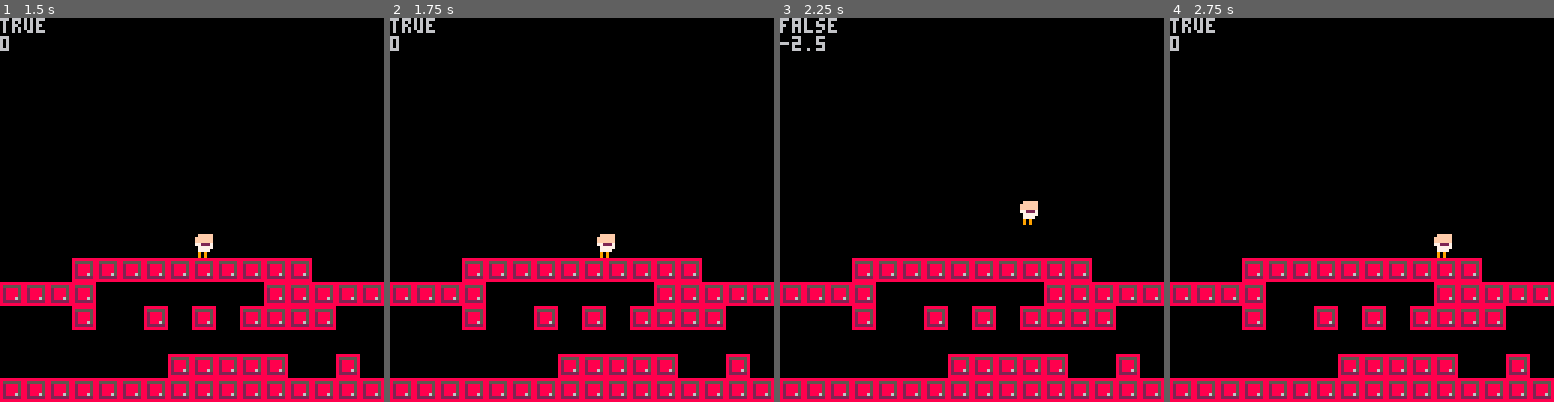
Above: before the commit, frames 1-4 (left to right).
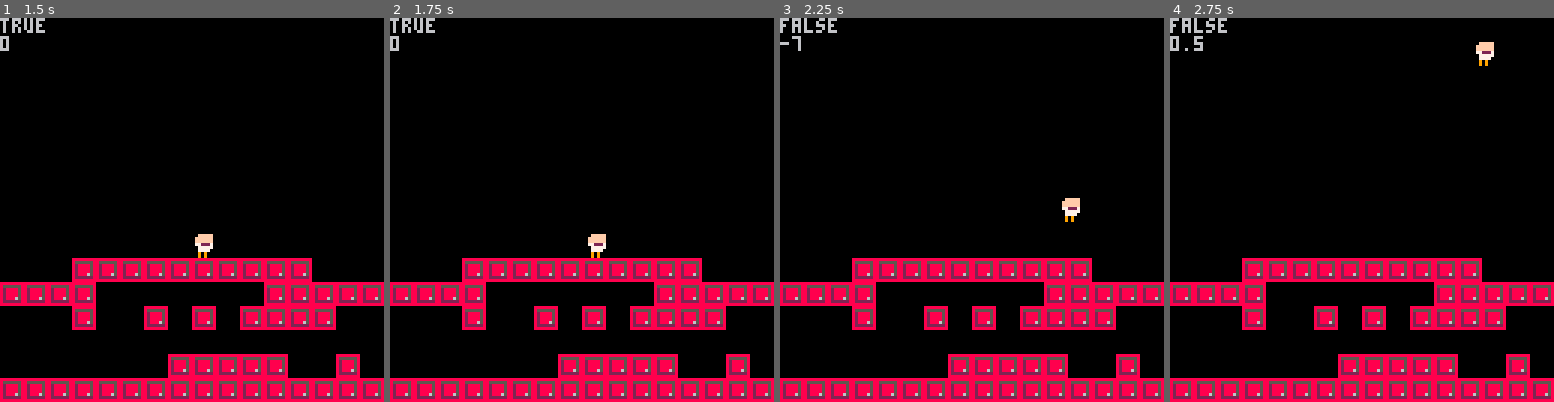
Above: after the commit, the same moments.

Repository: RuudGeldhof/PICOGAME
Game: PICO-8 cartridge game.p8
The game is run twice, just before and just after one commit, with the same random seed, the same clock (stepped at 60 frames per second) and the same inputs.
Inputs:
- Up to frame 1 (1.5 s): no input
- Up to frame 2 (1.75 s): hold Right from 1.6 s (still down)
- Up to frame 3 (2.25 s): release Right at 2.1 s; hold Up from 2.15 s (still down)
- Up to frame 4 (2.75 s): release Up at 2.42 s; hold Right from 2.47 s (still down)

Frame 1 is identical in both runs. In frame 2, 0.3% of the frame differs, in the area x 51-59%, y 56-63%; in frame 3, 0.5%; in frame 4, 0.7%, in the area x 0-85%, y 0-63%.

Commit message:
asdf

Diff:
--- a/game.p8
+++ b/game.p8
@@ -7,14 +7,26 @@
 vely = 0
 grounded = false
 gravity = 0.5
+maxvelx = 3
+velincr = 0.2
+veldecr = 0.5
 
 function _update()
-  if (btn(0) and playerx > 0) playerx -= 1
-  if (btn(1) and playerx < 127) playerx += 1
+  if btn(0) and not btn(1) and velx > -maxvelx
+  	then velx -= velincr
+  elseif (btn(1) and not btn(0) and velx < maxvelx)
+  	then velx += velincr
+  elseif (velx > veldecr)
+  	then velx -= veldecr
+  elseif (velx < -veldecr)
+  	then velx +=veldecr
+  else
+  velx = 0
+  end
   if (btn(2) and grounded) vely -= 4
   if (btn(3) and playery < 127) playery += 1
 
-dovelocity()
+--dovelocity()
 dogravity()
 end
 
@@ -23,19 +35,41 @@
 	spr(1,playerx,playery)
 	print(grounded)
 	print(vely)
+	dovelocity()
 	map(0,0,0,0,16,16)
 end
 
 function dovelocity()
 	boundy = 0
-	if vely > 0 then boundy = 8 end
-	for i = 0,vely do
+	c = -1
+	if vely > 0 then
+	boundy = 8
+	c = 1
+	end
+	for i = 0,vely,c do
 		if checkpixelforcollision(playerx,playery+boundy+i) then
-			vely = i
+			playery += i
+			vely = 0
 			break
 		end
 	end
 	playery += vely
+
+--xcolissions
+	boundx = 0
+	c = -1
+	if velx > 0 then
+	boundx = 8
+	c = 1
+	end
+	for i = 0,vely,c do
+		if checkpixelforcollision(playerx+boundx+i,playery) then
+			playerx += i
+			velx = 0
+			break
+		end
+	end
+	playerx += velx
 end
 
 function checkpixelforcollision(x,y)
--- /dev/null
+++ b/roguelike.p8
@@ -0,0 +1,223 @@
+pico-8 cartridge // http://www.pico-8.com
+version 18
+__lua__
+
+function new_player(x,y,i)
+	local player = {}
+	player.x = x
+	player.y = y
+	player.controlindex = i
+	player.sprite = 1
+	player.walkanimation = 0
+	player.direction = 3 --face south
+	return player
+end
+
+function new_bomb(x,y)
+	local bomb = {}
+	bomb.x = x
+	bomb.y = y
+	bomb.time = 90 --3sec fuse
+end
+
+
+function _init()
+	players = {
+	new_player(90,90,0),
+	new_player(32,32,1)
+	}
+end
+
+function _draw()
+	cls()
+	map(0,0,0,0,16,16) --background
+	map(16,0,0,0,16,16) --colliding layers
+	foreach (players,draw_player)
+end
+
+function _update()
+	foreach(players,update_player)
+end
+
+function draw_bomb(bomb)
+
+end
+
+function draw_player(player)
+	--pset(player.x,player.y,10)
+	if(player.walkanimation >= 4) player.walkanimation = 0
+	local frame = 0
+ local wa = flr(player.walkanimation)
+	if(wa == 1) frame = 1
+	if(wa == 3) frame = 2
+	local flipx = false
+	if player.direction == 0
+	then
+		player.sprite = 7 + frame
+	elseif player.direction == 1
+	then
+		flipx = true
+		player.sprite = 7 + frame
+	elseif player.direction == 2
+	then
+		player.sprite = 4 + frame
+	elseif player.direction == 3
+	then
+		player.sprite = 1 + frame
+	end
+	spr(player.sprite,player.x,player.y,1,1,flipx,false)
+end
+
+function update_player(player)
+ --move left
+	if btn(0,player.controlindex)
+	then
+		if not checkflag(player.x,player.y+1,16,0,0)
+		and not checkflag(player.x,player.y+7,16,0,0)
+		then
+			player.x -= 1
+		end
+		player.direction = 0
+	end
+	--move right
+	if btn(1,player.controlindex)
+	then
+		if not checkflag(player.x+8,player.y+1,16,0,0)
+		and not checkflag(player.x+8,player.y+7,16,0,0)
+		then
+			player.x += 1
+		end
+		player.direction = 1
+	end
+	--move up
+	if btn(2,player.controlindex)
+	then
+		if not checkflag(player.x+1,player.y,16,0,0)
+		and not checkflag(player.x+7,player.y,16,0,0)
+		then
+			player.y -= 1
+		end
+		player.direction = 2
+	end
+	--move down
+	if btn(3,player.controlindex)
+	then
+		if not checkflag(player.x+1,player.y+8,16,0,0)
+		and not checkflag(player.x+7,player.y+8,16,0,0)
+		then
+			player.y += 1
+		end
+		player.direction = 3
+	end
+	if btn(0,player.controlindex)
+	or btn(1,player.controlindex)
+	or btn(2,player.controlindex)
+	or btn(3,player.controlindex)
+	then
+		player.walkanimation += 0.334
+	else
+		player.walkanimation = 0
+	end
+end
+
+function checkflag(x,y,mapx,mapy,flag)
+	cell = mget (mapx+flr(x / 8),mapy+flr(y / 8))
+	if fget(cell,flag) then
+		return true
+	else
+		return false
+	end
+end
+…(73 lines of a section not shown)…
+__gff__
+0000000000000000000000000000000000000000000000000000000000000000000000000000000000000000000000000000000000000000000000000000000000000000000101000000000000000000000000000000000000000000000000000000000000000000000000000000000000000000000000000000000000000000
+0000000000000000000000000000000000000000000000000000000000000000000000000000000000000000000000000000000000000000000000000000000000000000000000000000000000000000000000000000000000000000000000000000000000000000000000000000000000000000000000000000000000000000
+__map__
+4240434343404040404040434143424245454545454645464545454546454546460000000000000000000000000000000000000000000000000000000000000000000000000000000000000000000000000000000000000000000000000000000000000000000000000000000000000000000000000000000000000000000000
+4242404042424242424243434144434345474747474747454647474747474745000000000000000000000000000000000000000000000000000000000000000000000000000000000000000000000000000000000000000000000000000000000000000000000000000000000000000000000000000000000000000000000000
+4343434242404240434040434040414345474747474747464547474747474745000000000000000000000000000000000000000000000000000000000000000000000000000000000000000000000000000000000000000000000000000000000000000000000000000000000000000000000000000000000000000000000000
+4343434242424242404243434143414246474745464747464647474645474745000000000000000000000000000000000000000000000000000000000000000000000000000000000000000000000000000000000000000000000000000000000000000000000000000000000000000000000000000000000000000000000000
+4043424343434340424242414343414245474747464747454647474647474746000000000000000000000000000000000000000000000000000000000000000000000000000000000000000000000000000000000000000000000000000000000000000000000000000000000000000000000000000000000000000000000000
+4343424343444343424243434343404345474747474747464647474747474745000000000000000000000000000000000000000000000000000000000000000000000000000000000000000000000000000000000000000000000000000000000000000000000000000000000000000000000000000000000000000000000000
+4342424242424343434343404343434045474747454645464646454547474745000000000000000000000000000000000000000000000000000000000000000000000000000000000000000000000000000000000000000000000000000000000000000000000000000000000000000000000000000000000000000000000000
+4043404042424343404043414141414045474747474647474747464747474745000000000000000000000000000000000000000000000000000000000000000000000000000000000000000000000000000000000000000000000000000000000000000000000000000000000000000000000000000000000000000000000000
+4240434343404040404040434143424245474747474747474747474747474746000000000000000000000000000000000000000000000000000000000000000000000000000000000000000000000000000000000000000000000000000000000000000000000000000000000000000000000000000000000000000000000000
+4242404042424242424243434144434346474747474747464647474747474745000000000000000000000000000000000000000000000000000000000000000000000000000000000000000000000000000000000000000000000000000000000000000000000000000000000000000000000000000000000000000000000000
+4343434242404240434040434040414345474747454545454545454547474745000000000000000000000000000000000000000000000000000000000000000000000000000000000000000000000000000000000000000000000000000000000000000000000000000000000000000000000000000000000000000000000000
+4343434240424242404243434143414245474747474747454547474747474746000000000000000000000000000000000000000000000000000000000000000000000000000000000000000000000000000000000000000000000000000000000000000000000000000000000000000000000000000000000000000000000000
+4043424343434340424242414343414245474647474747454547474747454745000000000000000000000000000000000000000000000000000000000000000000000000000000000000000000000000000000000000000000000000000000000000000000000000000000000000000000000000000000000000000000000000
+4343424343444343424243434343404345474745454747454547474645474746000000000000000000000000000000000000000000000000000000000000000000000000000000000000000000000000000000000000000000000000000000000000000000000000000000000000000000000000000000000000000000000000
+4342424242424343434343404343434046474747474747454547474747474745000000000000000000000000000000000000000000000000000000000000000000000000000000000000000000000000000000000000000000000000000000000000000000000000000000000000000000000000000000000000000000000000
+4043404042424343404043414141414046454546454546454545454546454545000000000000000000000000000000000000000000000000000000000000000000000000000000000000000000000000000000000000000000000000000000000000000000000000000000000000000000000000000000000000000000000000
Not shown, changed: 73 lines of the sprite sheet (__gfx__) section of roguelike.p8
